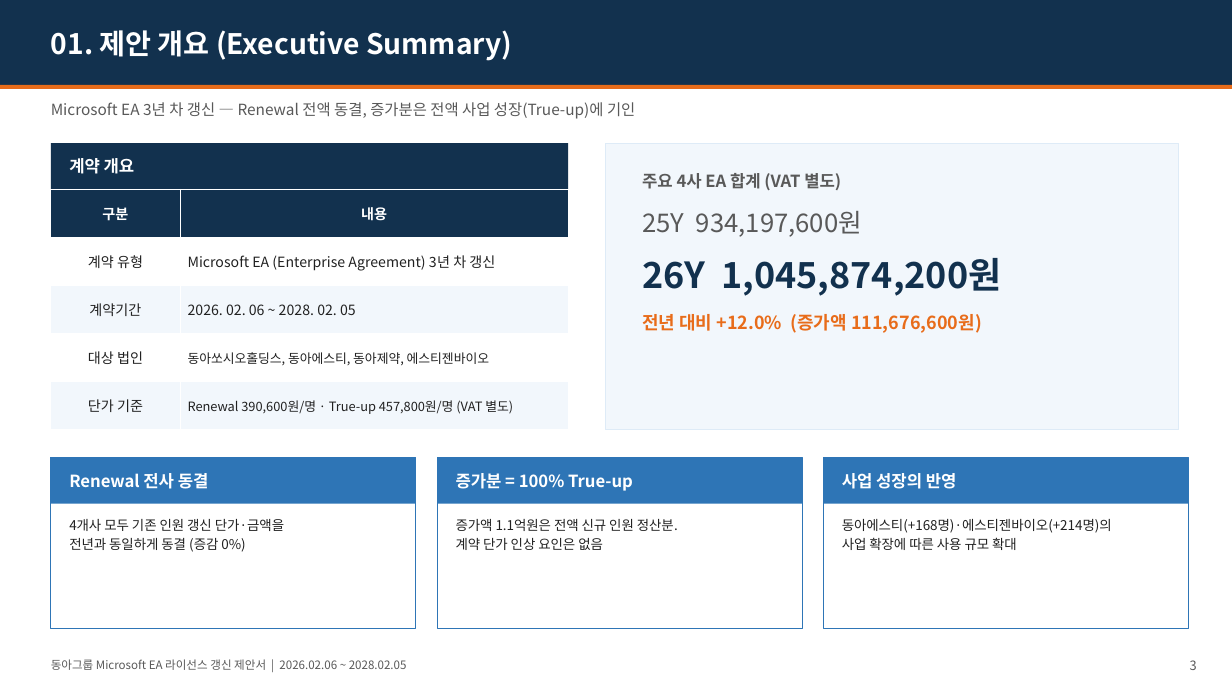
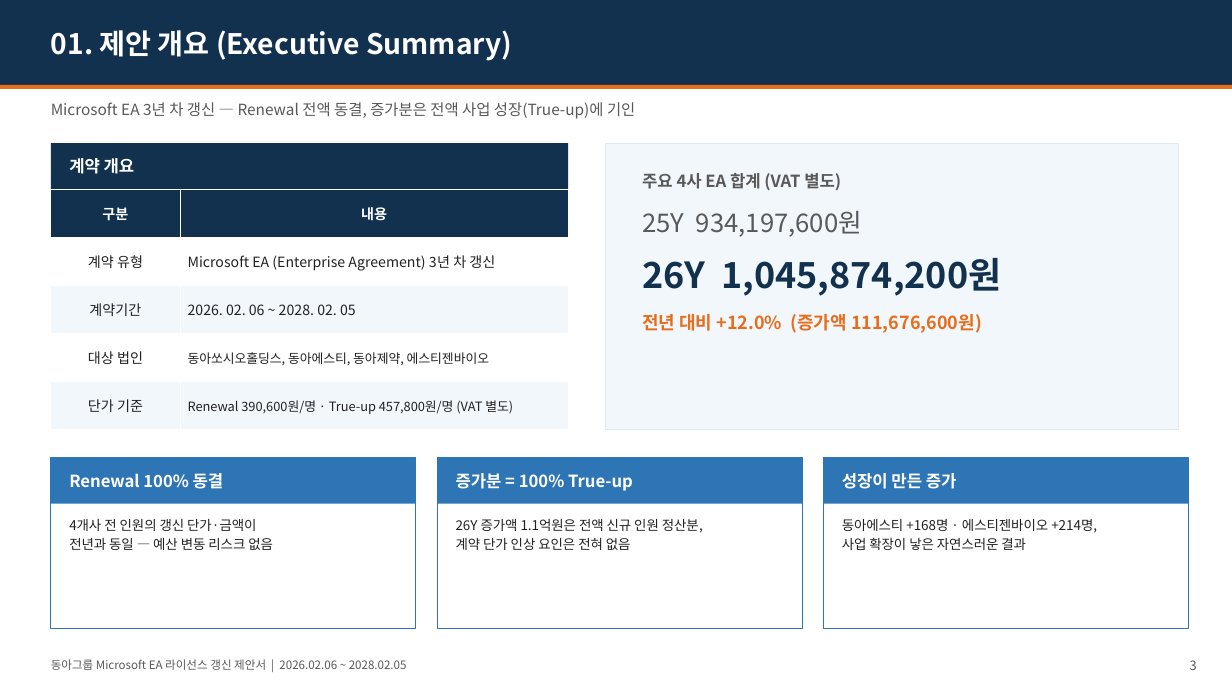
Before and after one commit to mss881024-dev/first-project, a slide deck: slide 3 of docs/ea-renewal-proposal/동아그룹_Microsoft_EA_갱신제안서_2026.pptx. Drawn at 1232x693 pixels with LibreOffice and Linux fonts; fonts in the diff are those of the drawing. Boxes give left, top, right and bottom in pixels: in the first picture for what was removed or moved away, otherwise in the second. Text is boxed around its words. In the diff, an @@ line names an element or a change of style, - is before the commit and + after.

```diff
--- a/docs/ea-renewal-proposal/동아그룹_Microsoft_EA_갱신제안서_2026.pptx
+++ b/docs/ea-renewal-proposal/동아그룹_Microsoft_EA_갱신제안서_2026.pptx
@@ text at bbox=[69, 473, 224, 489]: text changed @@
-Renewal 전사 동결
+Renewal 100% 동결
@@ text at bbox=[842, 473, 957, 489]: text changed @@
-사업 성장의 반영
+성장이 만든 증가
@@ text at bbox=[69, 519, 273, 550]: text changed @@
-4개사 모두 기존 인원 갱신 단가·금액을
-전년과 동일하게 동결 (증감 0%)
+4개사 전 인원의 갱신 단가·금액이
+전년과 동일 — 예산 변동 리스크 없음
@@ text at bbox=[456, 519, 703, 550]: text changed @@
-증가액 1.1억원은 전액 신규 인원 정산분.
-계약 단가 인상 요인은 없음
+26Y 증가액 1.1억원은 전액 신규 인원 정산분,
+계약 단가 인상 요인은 전혀 없음
@@ text at bbox=[842, 519, 1097, 550]: text changed @@
-동아에스티(+168명)·에스티젠바이오(+214명)의
-사업 확장에 따른 사용 규모 확대
+동아에스티 +168명 · 에스티젠바이오 +214명,
+사업 확장이 낳은 자연스러운 결과
```
Also in this commit, not shown: 6 other slides changed, 1 other file.
